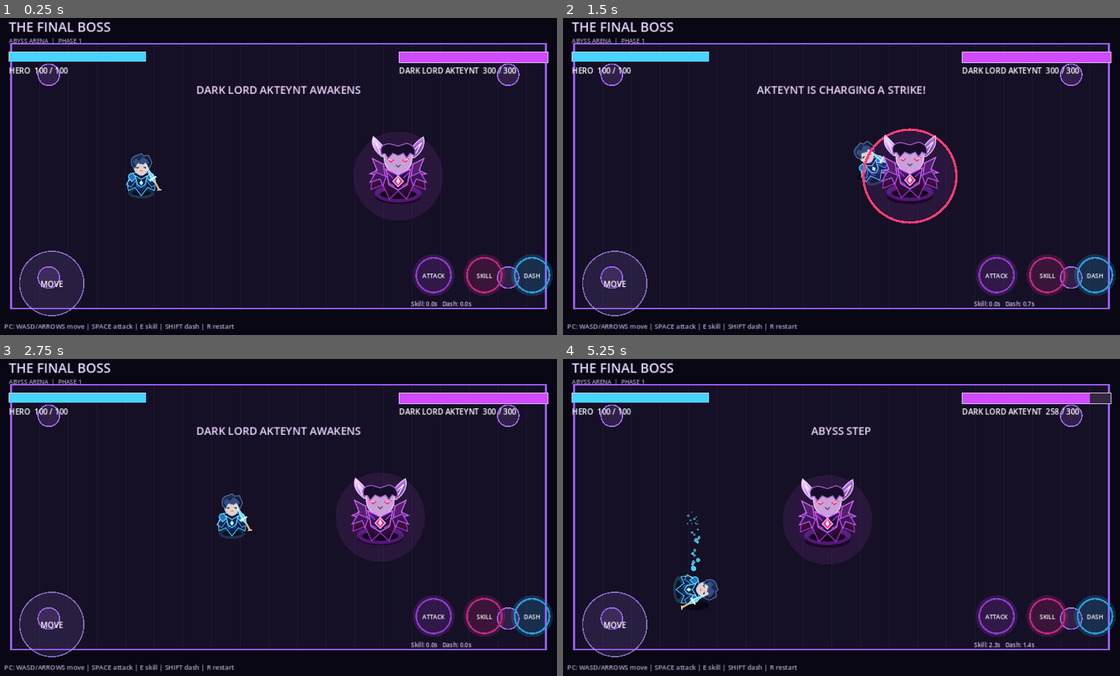
Above: before the commit, frames 1-4 (two rows, left to right).
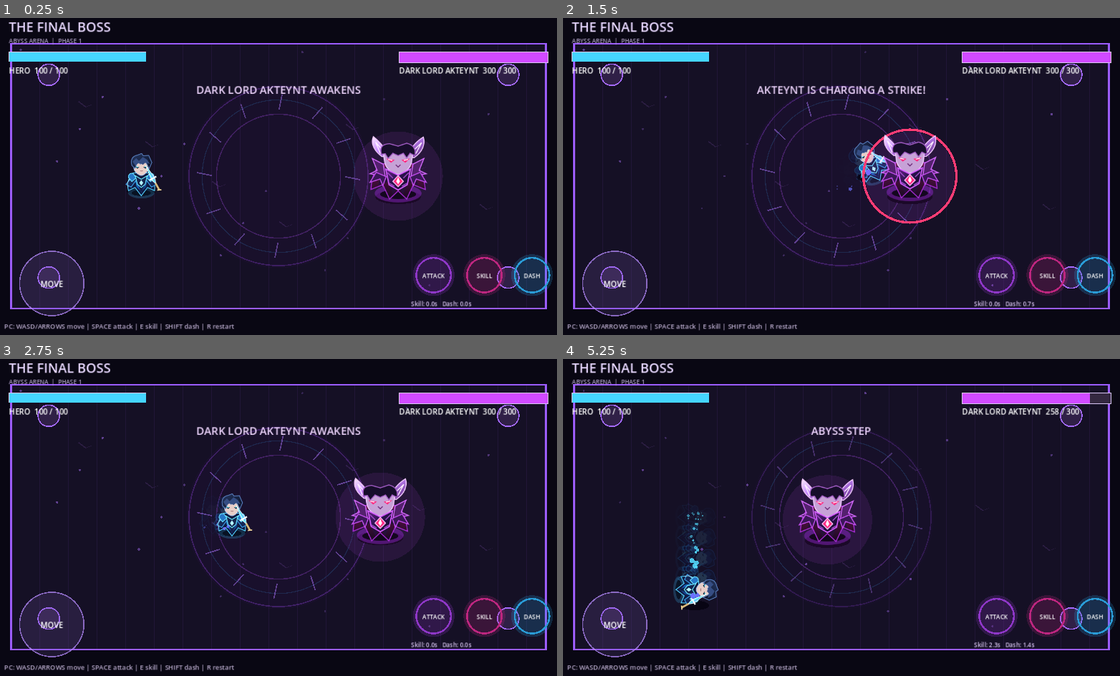
Above: after the commit, the same moments.

Repository: diyorxushvaqtov00-hub/the-final-boss
Game: Godot game, scene res://scenes/main.tscn
Same seed, same stepped clock (60 frames per second), same inputs: the game is played once before the commit and once after it.
Inputs (mouse positions are in pixels of both pictures, inside the frame that each line leads up to):
- Up to frame 1 (0.25 s): no input
- Up to frame 2 (1.5 s): tap Enter at 0.5 s; move the mouse to (969, 160) at 0.52 s; hold D 0.53-1.25 s; hold Shift 0.53-1.25 s; click (969, 160) at 0.67 s; tap Space at 0.77 s; drag from (724, 192) to (813, 239) at 1.27 s
- Up to frame 3 (2.75 s): move the mouse to (334, 447) at 2.02 s; hold D from 2.03 s (still down); tap R at 2.1 s
- Up to frame 4 (5.25 s): release D at 2.75 s; drag from (813, 580) to (668, 469) at 2.77 s; move the mouse to (1014, 565) at 3.52 s; hold A 3.53-4.25 s; hold E 3.53-4.25 s; tap Space at 3.77 s; drag from (668, 469) to (757, 435) at 4.27 s; move the mouse to (869, 517) at 5.02 s; hold S from 5.03 s (still down); hold Shift from 5.03 s (still down); click (869, 517) at 5.17 s

The runs differ from the first frame. In frame 1, 1.0% of the frame differs, in the area x 3-88%, y 9-85%; in frame 2, 1.0%; in frame 3, 1.0%; in frame 4, 1.5%.

Commit message:
Upgrade arena visuals and add hero movement afterimages

Diff:
--- a/scripts/main.gd
+++ b/scripts/main.gd
@@ -44,12 +44,20 @@
 var hit_particles: Array[Dictionary] = []
 var boss_strike_timer := 0.0
 var boss_hit_flash := 0.0
+var arena_time := 0.0
+var hero_trail_timer := 0.0
+var footstep_timer := 0.0
+var hero_afterimages: Array[Dictionary] = []
 
 func _process(delta: float) -> void:
 	if game_over:
 		queue_redraw()
 		return
 
+	arena_time += delta
+	hero_trail_timer = maxf(0.0, hero_trail_timer - delta)
+	footstep_timer = maxf(0.0, footstep_timer - delta)
+	_update_hero_afterimages(delta)
 	attack_cooldown = maxf(0.0, attack_cooldown - delta)
 	skill_cooldown = maxf(0.0, skill_cooldown - delta)
 	hurt_cooldown = maxf(0.0, hurt_cooldown - delta)
@@ -92,8 +100,18 @@
 		_do_dash(direction)
 	dash_requested = false
 	if dash_timer > 0.0:
+		if hero_trail_timer <= 0.0:
+			hero_afterimages.append({"pos": player_pos, "facing": dash_direction.angle(), "life": 0.24, "max_life": 0.24})
+			hero_trail_timer = 0.035
 		player_pos += dash_direction * DASH_SPEED * delta
 	else:
+		if direction.length() > 0.1:
+			if hero_trail_timer <= 0.0:
+				hero_afterimages.append({"pos": player_pos, "facing": facing.angle(), "life": 0.14, "max_life": 0.14})
+				hero_trail_timer = 0.085
+			if footstep_timer <= 0.0:
+				_spawn_particles(player_pos + Vector2(0, 18), Color("#6c70ff"), 2, 28.0)
+				footstep_timer = 0.14
 		player_pos += direction * PLAYER_SPEED * delta
 	player_pos.x = clampf(player_pos.x, ARENA.position.x + 22.0, ARENA.end.x - 22.0)
 	player_pos.y = clampf(player_pos.y, ARENA.position.y + 22.0, ARENA.end.y - 22.0)
@@ -260,6 +278,10 @@
 	hit_particles.clear()
 	boss_strike_timer = 0.0
 	boss_hit_flash = 0.0
+	arena_time = 0.0
+	hero_trail_timer = 0.0
+	footstep_timer = 0.0
+	hero_afterimages.clear()
 	facing = Vector2.RIGHT
 	game_over = false
 	victory = false
@@ -305,11 +327,34 @@
 	draw_rect(Rect2(Vector2.ZERO, screen_size), Color("#090713"), true)
 	draw_rect(ARENA, Color("#151025"), true)
 
+	# Layered obsidian floor: fine grid, central ritual seal, and animated runes.
 	for x in range(int(ARENA.position.x), int(ARENA.end.x), 48):
 		draw_line(Vector2(x, ARENA.position.y), Vector2(x, ARENA.end.y), Color(0.38, 0.22, 0.58, 0.16), 1.0)
 	for y in range(int(ARENA.position.y), int(ARENA.end.y), 48):
 		draw_line(Vector2(ARENA.position.x, y), Vector2(ARENA.end.x, y), Color(0.38, 0.22, 0.58, 0.16), 1.0)
 	draw_rect(ARENA, Color("#9b5cff"), false, 3.0)
+	var seal_center := ARENA.position + ARENA.size * 0.5
+	var seal_pulse := 0.5 + 0.5 * sin(arena_time * 1.6)
+	draw_circle(seal_center, 154.0, Color(0.28, 0.08, 0.48, 0.05 + seal_pulse * 0.035), true)
+	draw_arc(seal_center, 150.0, 0.0, TAU, 120, Color(0.55, 0.25, 0.85, 0.22 + seal_pulse * 0.12), 2.0)
+	draw_arc(seal_center, 128.0, arena_time * 0.12, arena_time * 0.12 + TAU, 96, Color(0.25, 0.65, 1.0, 0.16), 1.5)
+	draw_arc(seal_center, 104.0, -arena_time * 0.18, -arena_time * 0.18 + TAU, 72, Color(0.72, 0.32, 1.0, 0.25), 2.0)
+	for rune_index in range(12):
+		var rune_angle := TAU * float(rune_index) / 12.0 + arena_time * 0.035
+		var rune_inner := seal_center + Vector2.RIGHT.rotated(rune_angle) * 112.0
+		var rune_outer := seal_center + Vector2.RIGHT.rotated(rune_angle + 0.035) * 137.0
+		draw_line(rune_inner, rune_outer, Color(0.68, 0.46, 1.0, 0.30 + seal_pulse * 0.20), 2.0)
+	# Broken stone seams and distant floating embers add depth without heavy textures.
+	for crack_index in range(7):
+		var crack_x := 145.0 + float(crack_index) * 112.0
+		var crack_y := 145.0 + float((crack_index * 67) % 230)
+		draw_line(Vector2(crack_x, crack_y), Vector2(crack_x + 12.0, crack_y + 9.0), Color(0.62, 0.38, 0.85, 0.16), 2.0)
+		draw_line(Vector2(crack_x + 12.0, crack_y + 9.0), Vector2(crack_x + 22.0, crack_y + 5.0), Color(0.62, 0.38, 0.85, 0.12), 1.0)
+	for ember_index in range(18):
+		var ember_x := 48.0 + float((ember_index * 137) % 860)
+		var ember_y := 58.0 + float((ember_index * 79) % 420)
+		var ember_blink := 0.20 + 0.30 * (0.5 + 0.5 * sin(arena_time * (1.2 + float(ember_index % 4) * 0.3) + float(ember_index)))
+		draw_circle(Vector2(ember_x, ember_y), 1.5 + ember_blink, Color(0.68, 0.45, 1.0, ember_blink))
 
 	for pillar in [Vector2(95, 100), Vector2(865, 100), Vector2(95, 440), Vector2(865, 440)]:
 		draw_circle(pillar, 18.0, Color("#302047"))
@@ -326,6 +371,14 @@
 	if slash_timer > 0.0:
 		var slash_progress := slash_timer / 0.20
 		draw_arc(player_pos + facing * 22.0, 48.0 + (1.0 - slash_progress) * 14.0, facing.angle() - 1.15, facing.angle() + 1.15, 22, Color(0.75, 0.93, 1.0, slash_progress), 7.0)
+	# Motion afterimages are drawn behind the hero, strongest during dash.
+	for ghost in hero_afterimages:
+		var ghost_pos: Vector2 = ghost["pos"]
+		var ghost_angle: float = float(ghost["facing"])
+		var ghost_alpha := clampf(float(ghost["life"]) / float(ghost["max_life"]), 0.0, 1.0) * 0.30
+		draw_set_transform(ghost_pos, ghost_angle, Vector2.ONE)
+		draw_texture_rect(HERO_TEXTURE, Rect2(-38, -38, 76, 76), false, Color(0.35, 0.78, 1.0, ghost_alpha))
+		draw_set_transform(Vector2.ZERO, 0.0, Vector2.ONE)
 	# Hero sprite: subtle idle bob and a shadow keep the character grounded.
 	var hero_bob := sin(Time.get_ticks_msec() * 0.006) * 2.2
 	draw_ellipse_shadow(player_pos + Vector2(0, 25), Vector2(24, 8), Color(0.02, 0.01, 0.06, 0.78))
@@ -407,6 +460,15 @@
 			"size": randf_range(2.0, 5.0)
 		})
 
+func _update_hero_afterimages(delta: float) -> void:
+	for i in range(hero_afterimages.size() - 1, -1, -1):
+		var ghost: Dictionary = hero_afterimages[i]
+		ghost["life"] = float(ghost["life"]) - delta
+		if float(ghost["life"]) <= 0.0:
+			hero_afterimages.remove_at(i)
+		else:
+			hero_afterimages[i] = ghost
+
 func _update_hit_particles(delta: float) -> void:
 	for i in range(hit_particles.size() - 1, -1, -1):
 		var particle: Dictionary = hit_particles[i]
